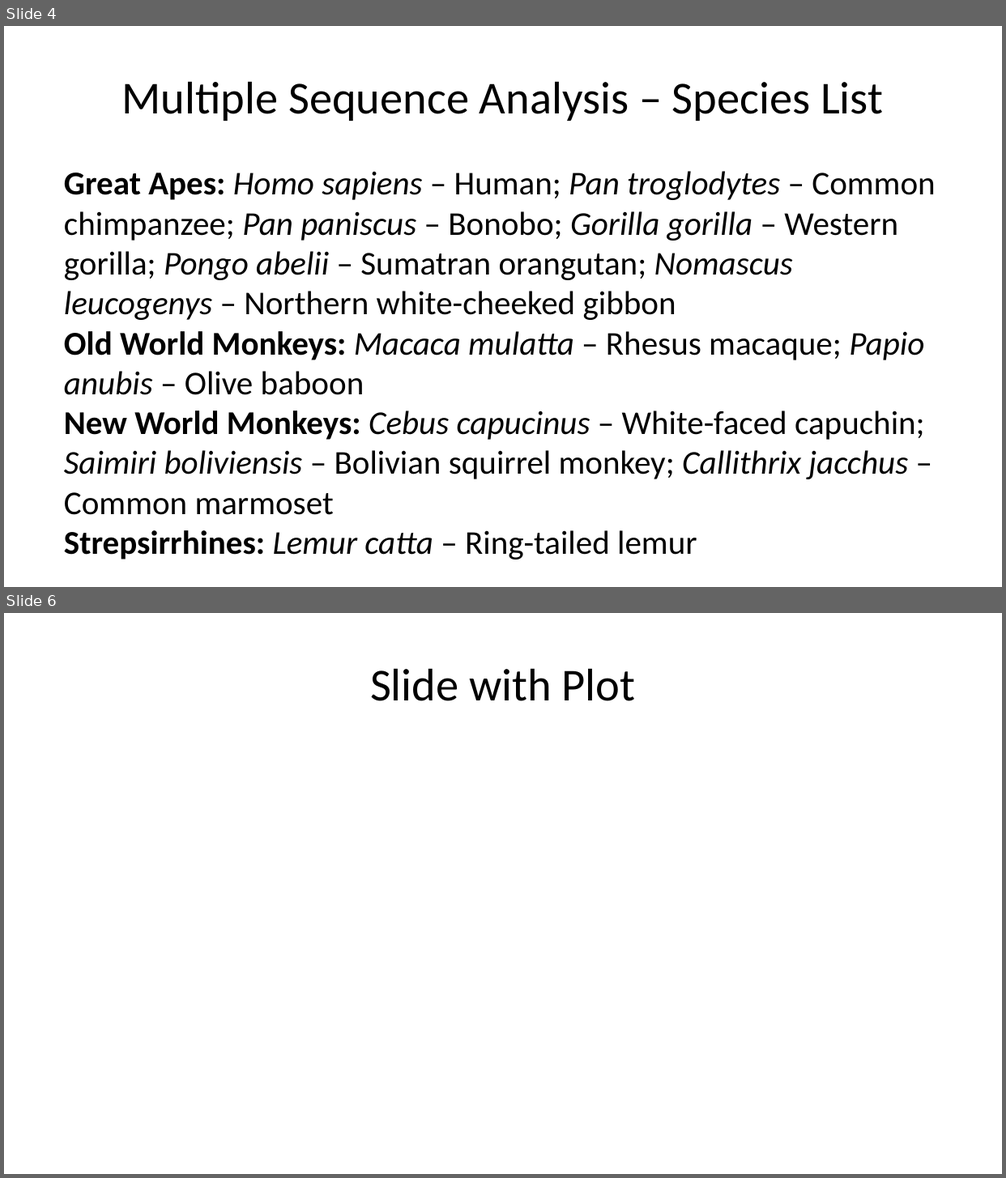
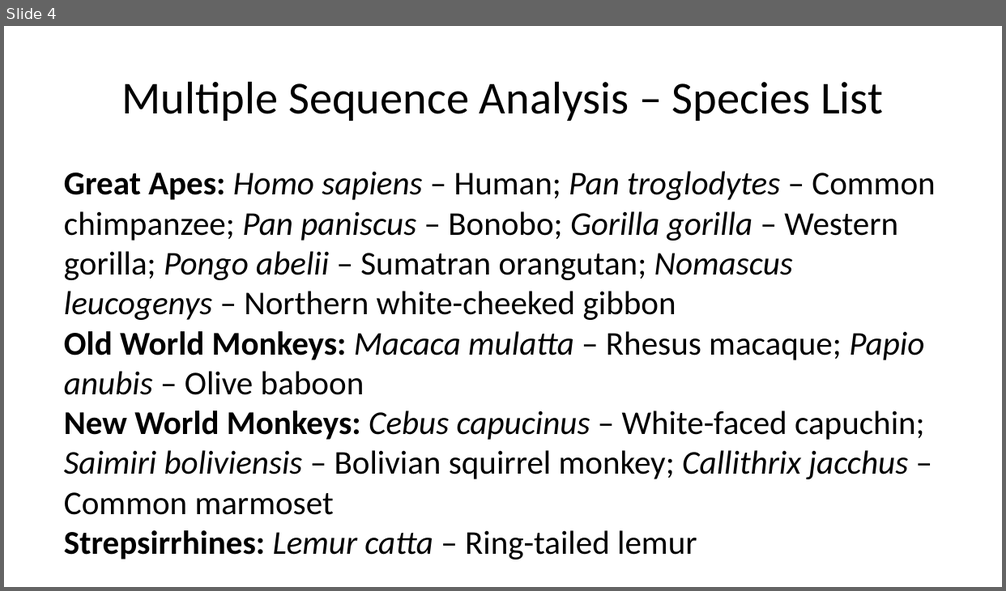
Before and after one commit to Git-with-Ahmed/TIMs-Evolution, a slide deck: Powerpoint-Markdown.pptx. Shown one above the other, each under a label of ours: slides 4 and 6 before the commit, slide 4 after it; the slides between them are not shown. The pictures are 1006x1178 and 1006x591 pixels, drawn with LibreOffice and Linux fonts; fonts in the diff are those of the drawing. Boxes give left, top, right and bottom in pixels: in the first picture for what was removed or moved away, otherwise in the second. Text is boxed around its words. In the diff, an @@ line names an element or a change of style, - is before the commit and + after.

```diff
--- a/Powerpoint-Markdown.pptx
+++ b/Powerpoint-Markdown.pptx
@@ slide 6 removed at bbox=[4, 613, 1002, 1174], background #FFFFFF @@
@@ title removed at bbox=[370, 668, 636, 701] @@
-Slide with Plot
```
Also in this commit, not shown: 3 slides added, 1 other slide removed, 3 other files.
